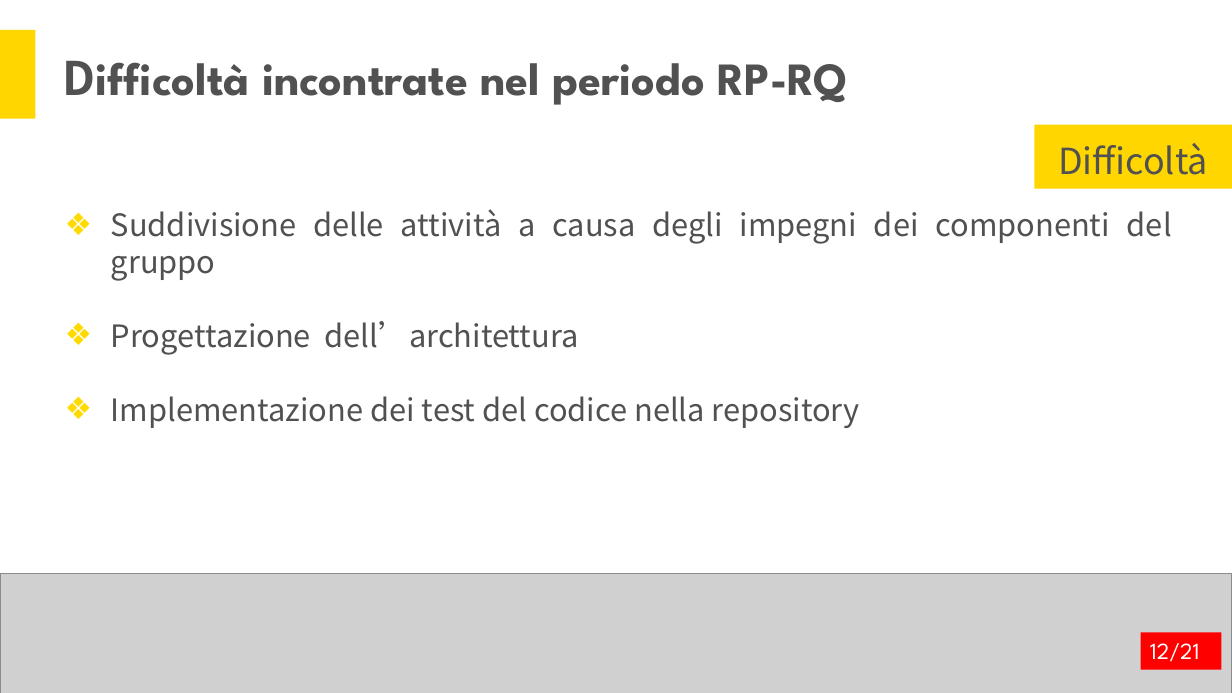
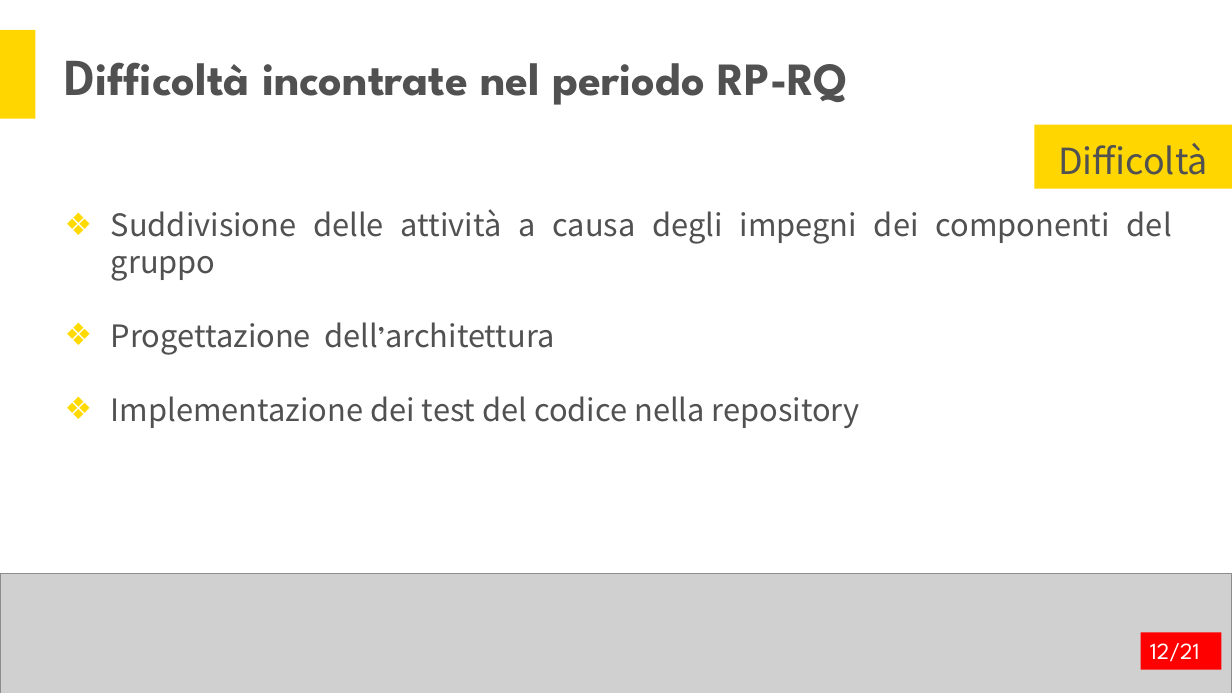
Before and after one commit to Italiaracerx/progettoSWE, a slide deck: slide 12 of Presentazioni/Presentazioni PQ/Presentazione RQ.pptx. Drawn at 1232x693 pixels with LibreOffice and Linux fonts; fonts in the diff are those of the drawing; grey boxes stand for pictures. Boxes give left, top, right and bottom in pixels: in the first picture for what was removed or moved away, otherwise in the second. Text is boxed around its words. In the diff, an @@ line names an element or a change of style, - is before the commit and + after.

```diff
--- a/Presentazioni/Presentazioni PQ/Presentazione RQ.pptx
+++ b/Presentazioni/Presentazioni PQ/Presentazione RQ.pptx
@@ text at box(111, 322, 555, 355): font Noto Sans CJK SC to League Spartan in "dell’architettura" @@
```
Also in this commit, not shown: 2 other slides changed.
